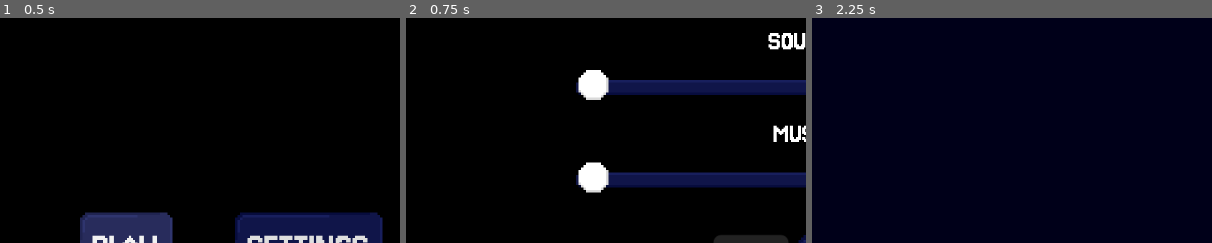
Above: before the commit, frames 1-3 (left to right).
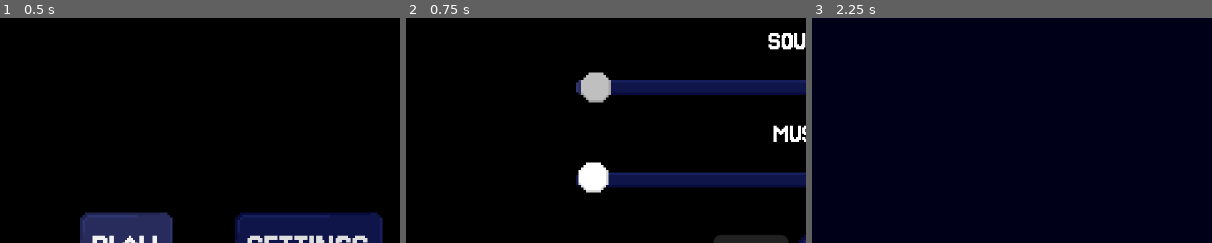
Above: after the commit, the same moments.

Repository: lukasdebord/zero-frame-invaders
Game: Godot game, scene res://scenes/ui/main_menu.tscn
The game is run twice, just before and just after one commit, with the same random seed, the same clock (stepped at 60 frames per second) and the same inputs.
Inputs:
- Up to frame 1 (0.5 s): no input
- Up to frame 2 (0.75 s): click "SETTINGS" at 0.5 s
- Up to frame 3 (2.25 s): click "CANCEL" at 1.25 s; click "CREDITS" at 2 s
The pictures show only the part of the screen within x 0-50%, y 25-75%; the shares and areas given below are measured in that part.

Frame 1 is identical in both runs. In frame 2, 1.0% of the frame differs, in the area x 42-52%, y 23-38%; in frame 3, nothing differs.
Error before the commit: Attempt to call function 'grab_focus' in base 'null instance' on a null instance. (res://scripts/ui/settings_menu.gd:4)

Commit message:
Created Enemy Objects
Added menu background animation.

Diff:
--- /dev/null
+++ b/ZeroFrameInvaders/scenes/enemys/intro_enemy_blue.tscn
@@ -0,0 +1,89 @@
+[gd_scene load_steps=13 format=3 uid="uid://b3pey4w0upfom"]
+
+[ext_resource type="Texture2D" uid="uid://cp5oqmfx7ibpy" path="res://assets/enemys/IntroEnemyBlueDeath.png" id="1_pn35a"]
+[ext_resource type="Texture2D" uid="uid://ouyaydgra541" path="res://assets/enemys/IntroEnemyBlue.png" id="2_b6m0n"]
+
+[sub_resource type="RectangleShape2D" id="RectangleShape2D_bnnh4"]
+size = Vector2(14, 11)
+
+[sub_resource type="AtlasTexture" id="AtlasTexture_jvy3m"]
+atlas = ExtResource("1_pn35a")
+region = Rect2(0, 0, 16, 16)
+
+[sub_resource type="AtlasTexture" id="AtlasTexture_av1jb"]
+atlas = ExtResource("1_pn35a")
+region = Rect2(16, 0, 16, 16)
+
+[sub_resource type="AtlasTexture" id="AtlasTexture_hr4cd"]
+atlas = ExtResource("1_pn35a")
+region = Rect2(32, 0, 16, 16)
+
+[sub_resource type="AtlasTexture" id="AtlasTexture_d1yis"]
+atlas = ExtResource("1_pn35a")
+region = Rect2(48, 0, 16, 16)
+
+[sub_resource type="AtlasTexture" id="AtlasTexture_tpm4s"]
+atlas = ExtResource("1_pn35a")
+region = Rect2(64, 0, 16, 16)
+
+[sub_resource type="AtlasTexture" id="AtlasTexture_7600g"]
+atlas = ExtResource("1_pn35a")
+region = Rect2(80, 0, 16, 16)
+
+[sub_resource type="AtlasTexture" id="AtlasTexture_oadp8"]
+atlas = ExtResource("2_b6m0n")
+region = Rect2(0, 0, 16, 16)
+
+[sub_resource type="AtlasTexture" id="AtlasTexture_sb60h"]
+atlas = ExtResource("2_b6m0n")
+region = Rect2(16, 0, 16, 16)
+
+[sub_resource type="SpriteFrames" id="SpriteFrames_68cfb"]
+animations = [{
+"frames": [{
+"duration": 1.0,
+"texture": SubResource("AtlasTexture_jvy3m")
+}, {
+"duration": 1.0,
+"texture": SubResource("AtlasTexture_av1jb")
+}, {
+"duration": 1.0,
+"texture": SubResource("AtlasTexture_hr4cd")
+}, {
+"duration": 1.0,
+"texture": SubResource("AtlasTexture_d1yis")
+}, {
+"duration": 1.0,
+"texture": SubResource("AtlasTexture_tpm4s")
+}, {
+"duration": 1.0,
+"texture": SubResource("AtlasTexture_7600g")
+}],
+"loop": true,
+"name": &"death",
+"speed": 10.0
+}, {
+"frames": [{
+"duration": 1.0,
+"texture": SubResource("AtlasTexture_oadp8")
+}, {
+"duration": 1.0,
+"texture": SubResource("AtlasTexture_sb60h")
+}],
+"loop": true,
+"name": &"idle",
+"speed": 10.0
+}]
+
+[node name="IntroEnemyBlue" type="Node2D"]
+
+[node name="Area2D" type="Area2D" parent="."]
+
+[node name="CollisionShape2D" type="CollisionShape2D" parent="Area2D"]
+position = Vector2(0, 0.5)
+shape = SubResource("RectangleShape2D_bnnh4")
+
+[node name="AnimatedSprite2D" type="AnimatedSprite2D" parent="Area2D"]
+sprite_frames = SubResource("SpriteFrames_68cfb")
+animation = &"idle"
+frame_progress = 0.310813
--- /dev/null
+++ b/ZeroFrameInvaders/scenes/enemys/intro_enemy_cyan.tscn
@@ -0,0 +1,88 @@
+[gd_scene load_steps=13 format=3 uid="uid://gjccvufemm36"]
+
+[ext_resource type="Texture2D" uid="uid://d0qg41a3tx8yb" path="res://assets/enemys/IntroEnemyCyanDeath.png" id="1_s7lr8"]
+[ext_resource type="Texture2D" uid="uid://bll7wk65ty36" path="res://assets/enemys/IntroEnemyCyan.png" id="2_tddpy"]
+
+[sub_resource type="RectangleShape2D" id="RectangleShape2D_bnnh4"]
+size = Vector2(14, 8)
+
+[sub_resource type="AtlasTexture" id="AtlasTexture_nts87"]
+atlas = ExtResource("1_s7lr8")
+region = Rect2(0, 0, 16, 16)
+
+[sub_resource type="AtlasTexture" id="AtlasTexture_rjxov"]
+atlas = ExtResource("1_s7lr8")
+region = Rect2(16, 0, 16, 16)
+
+[sub_resource type="AtlasTexture" id="AtlasTexture_wsopw"]
+atlas = ExtResource("1_s7lr8")
+region = Rect2(32, 0, 16, 16)
+
+[sub_resource type="AtlasTexture" id="AtlasTexture_sei50"]
+atlas = ExtResource("1_s7lr8")
+region = Rect2(48, 0, 16, 16)
+
+[sub_resource type="AtlasTexture" id="AtlasTexture_dkwiq"]
+atlas = ExtResource("1_s7lr8")
+region = Rect2(64, 0, 16, 16)
+
+[sub_resource type="AtlasTexture" id="AtlasTexture_uk7xy"]
+atlas = ExtResource("1_s7lr8")
+region = Rect2(80, 0, 16, 16)
+
+[sub_resource type="AtlasTexture" id="AtlasTexture_y0vyi"]
+atlas = ExtResource("2_tddpy")
+region = Rect2(0, 0, 16, 16)
+
+[sub_resource type="AtlasTexture" id="AtlasTexture_h6j2t"]
+atlas = ExtResource("2_tddpy")
+region = Rect2(16, 0, 16, 16)
+
+[sub_resource type="SpriteFrames" id="SpriteFrames_68cfb"]
+animations = [{
+"frames": [{
+"duration": 1.0,
+"texture": SubResource("AtlasTexture_nts87")
+}, {
+"duration": 1.0,
+"texture": SubResource("AtlasTexture_rjxov")
+}, {
+"duration": 1.0,
+"texture": SubResource("AtlasTexture_wsopw")
+}, {
+"duration": 1.0,
+"texture": SubResource("AtlasTexture_sei50")
+}, {
+"duration": 1.0,
+"texture": SubResource("AtlasTexture_dkwiq")
+}, {
+"duration": 1.0,
+"texture": SubResource("AtlasTexture_uk7xy")
+}],
+"loop": true,
+"name": &"death",
+"speed": 10.0
+}, {
+"frames": [{
+"duration": 1.0,
+"texture": SubResource("AtlasTexture_y0vyi")
+}, {
+"duration": 1.0,
+"texture": SubResource("AtlasTexture_h6j2t")
+}],
+"loop": true,
+"name": &"idle",
+"speed": 10.0
+}]
+
+[node name="IntroEnemyCyan" type="Node2D"]
+
+[node name="Area2D" type="Area2D" parent="."]
+
+[node name="CollisionShape2D" type="CollisionShape2D" parent="Area2D"]
+position = Vector2(0, 1)
+shape = SubResource("RectangleShape2D_bnnh4")
+
+[node name="AnimatedSprite2D" type="AnimatedSprite2D" parent="Area2D"]
+sprite_frames = SubResource("SpriteFrames_68cfb")
+animation = &"idle"
--- /dev/null
+++ b/ZeroFrameInvaders/scenes/enemys/intro_enemy_green.tscn
@@ -0,0 +1,89 @@
+[gd_scene load_steps=13 format=3 uid="uid://cs6eo6tfvo05w"]
+
+[ext_resource type="Texture2D" uid="uid://bn136pg6s75l4" path="res://assets/enemys/IntroEnemyGreenDeath.png" id="1_8x2p6"]
+[ext_resource type="Texture2D" uid="uid://bunkfyacsdxip" path="res://assets/enemys/IntroEnemyGreen.png" id="2_ei2fn"]
+
+[sub_resource type="RectangleShape2D" id="RectangleShape2D_bnnh4"]
+size = Vector2(14, 10)
+
+[sub_resource type="AtlasTexture" id="AtlasTexture_pyjol"]
+atlas = ExtResource("1_8x2p6")
+region = Rect2(0, 0, 16, 16)
+
+[sub_resource type="AtlasTexture" id="AtlasTexture_ejgy5"]
+atlas = ExtResource("1_8x2p6")
+region = Rect2(16, 0, 16, 16)
+
+[sub_resource type="AtlasTexture" id="AtlasTexture_oj0gk"]
+atlas = ExtResource("1_8x2p6")
+region = Rect2(32, 0, 16, 16)
+
+[sub_resource type="AtlasTexture" id="AtlasTexture_bfciw"]
+atlas = ExtResource("1_8x2p6")
+region = Rect2(48, 0, 16, 16)
+
+[sub_resource type="AtlasTexture" id="AtlasTexture_syc8l"]
+atlas = ExtResource("1_8x2p6")
+region = Rect2(64, 0, 16, 16)
+
+[sub_resource type="AtlasTexture" id="AtlasTexture_s742h"]
+atlas = ExtResource("1_8x2p6")
+region = Rect2(80, 0, 16, 16)
+
+[sub_resource type="AtlasTexture" id="AtlasTexture_pgfse"]
+atlas = ExtResource("2_ei2fn")
+region = Rect2(0, 0, 16, 16)
+
+[sub_resource type="AtlasTexture" id="AtlasTexture_m0ceh"]
+atlas = ExtResource("2_ei2fn")
+region = Rect2(16, 0, 16, 16)
+
+[sub_resource type="SpriteFrames" id="SpriteFrames_68cfb"]
+animations = [{
+"frames": [{
+"duration": 1.0,
+"texture": SubResource("AtlasTexture_pyjol")
+}, {
+"duration": 1.0,
+"texture": SubResource("AtlasTexture_ejgy5")
+}, {
+"duration": 1.0,
+"texture": SubResource("AtlasTexture_oj0gk")
+}, {
+"duration": 1.0,
+"texture": SubResource("AtlasTexture_bfciw")
+}, {
+"duration": 1.0,
+"texture": SubResource("AtlasTexture_syc8l")
+}, {
+"duration": 1.0,
+"texture": SubResource("AtlasTexture_s742h")
+}],
+"loop": true,
+"name": &"death",
+"speed": 10.0
+}, {
+"frames": [{
+"duration": 1.0,
+"texture": SubResource("AtlasTexture_pgfse")
+}, {
+"duration": 1.0,
+"texture": SubResource("AtlasTexture_m0ceh")
+}],
+"loop": true,
+"name": &"idle",
+"speed": 10.0
+}]
+
+[node name="IntroEnemyGreen" type="Node2D"]
+
+[node name="Area2D" type="Area2D" parent="."]
+
+[node name="CollisionShape2D" type="CollisionShape2D" parent="Area2D"]
+position = Vector2(0, 1)
+shape = SubResource("RectangleShape2D_bnnh4")
+
+[node name="AnimatedSprite2D" type="AnimatedSprite2D" parent="Area2D"]
+sprite_frames = SubResource("SpriteFrames_68cfb")
+animation = &"death"
+frame_progress = 0.868913
--- /dev/null
+++ b/ZeroFrameInvaders/scenes/enemys/intro_enemy_pink.tscn
@@ -0,0 +1,88 @@
+[gd_scene load_steps=13 format=3 uid="uid://keeeyjg0twm3"]
+
+[ext_resource type="Texture2D" uid="uid://b821qeingolcg" path="res://assets/enemys/IntroEnemyPinkDeath.png" id="1_k2pmj"]
+[ext_resource type="Texture2D" uid="uid://cyx1njgdrrl7e" path="res://assets/enemys/IntroEnemyPink.png" id="2_djvvs"]
+
+[sub_resource type="RectangleShape2D" id="RectangleShape2D_bnnh4"]
+size = Vector2(14, 12)
+
+[sub_resource type="AtlasTexture" id="AtlasTexture_4mwvs"]
+atlas = ExtResource("1_k2pmj")
+region = Rect2(0, 0, 16, 16)
+
+[sub_resource type="AtlasTexture" id="AtlasTexture_17sof"]
+atlas = ExtResource("1_k2pmj")
+region = Rect2(16, 0, 16, 16)
+
+[sub_resource type="AtlasTexture" id="AtlasTexture_47jax"]
+atlas = ExtResource("1_k2pmj")
+region = Rect2(32, 0, 16, 16)
+
+[sub_resource type="AtlasTexture" id="AtlasTexture_kj7qf"]
+atlas = ExtResource("1_k2pmj")
+region = Rect2(48, 0, 16, 16)
+
+[sub_resource type="AtlasTexture" id="AtlasTexture_qwqce"]
+atlas = ExtResource("1_k2pmj")
+region = Rect2(64, 0, 16, 16)
+
+[sub_resource type="AtlasTexture" id="AtlasTexture_2db73"]
+atlas = ExtResource("1_k2pmj")
+region = Rect2(80, 0, 16, 16)
+
+[sub_resource type="AtlasTexture" id="AtlasTexture_3cpc5"]
+atlas = ExtResource("2_djvvs")
+region = Rect2(0, 0, 16, 16)
+
+[sub_resource type="AtlasTexture" id="AtlasTexture_fuxgb"]
+atlas = ExtResource("2_djvvs")
+region = Rect2(16, 0, 16, 16)
+
+[sub_resource type="SpriteFrames" id="SpriteFrames_68cfb"]
+animations = [{
+"frames": [{
+"duration": 1.0,
+"texture": SubResource("AtlasTexture_4mwvs")
+}, {
+"duration": 1.0,
+"texture": SubResource("AtlasTexture_17sof")
+}, {
+"duration": 1.0,
+"texture": SubResource("AtlasTexture_47jax")
+}, {
+"duration": 1.0,
+"texture": SubResource("AtlasTexture_kj7qf")
+}, {
+"duration": 1.0,
+"texture": SubResource("AtlasTexture_qwqce")
+}, {
+"duration": 1.0,
+"texture": SubResource("AtlasTexture_2db73")
+}],
+"loop": true,
+"name": &"death",
+"speed": 10.0
+}, {
+"frames": [{
+"duration": 1.0,
+"texture": SubResource("AtlasTexture_3cpc5")
+}, {
+"duration": 1.0,
+"texture": SubResource("AtlasTexture_fuxgb")
+}],
+"loop": true,
+"name": &"idle",
+"speed": 10.0
+}]
+
+[node name="IntroEnemyCyan" type="Node2D"]
+
+[node name="Area2D" type="Area2D" parent="."]
+
+[node name="CollisionShape2D" type="CollisionShape2D" parent="Area2D"]
+position = Vector2(0, 1)
+shape = SubResource("RectangleShape2D_bnnh4")
+
+[node name="AnimatedSprite2D" type="AnimatedSprite2D" parent="Area2D"]
+sprite_frames = SubResource("SpriteFrames_68cfb")
+animation = &"death"
--- /dev/null
+++ b/ZeroFrameInvaders/scenes/enemys/intro_enemy_red.tscn
@@ -0,0 +1,88 @@
+[gd_scene load_steps=13 format=3 uid="uid://cean4ndbi4ln0"]
+
+[ext_resource type="Texture2D" uid="uid://0887s5suour8" path="res://assets/enemys/IntroEnemyRedDeath.png" id="1_77job"]
+[ext_resource type="Texture2D" uid="uid://bglufgqrt5bp3" path="res://assets/enemys/IntroEnemyRed.png" id="2_71j8l"]
+
+[sub_resource type="RectangleShape2D" id="RectangleShape2D_bnnh4"]
+size = Vector2(12, 12)
+
+[sub_resource type="AtlasTexture" id="AtlasTexture_7f33d"]
+atlas = ExtResource("1_77job")
+region = Rect2(0, 0, 16, 16)
+
+[sub_resource type="AtlasTexture" id="AtlasTexture_jue8u"]
+atlas = ExtResource("1_77job")
+region = Rect2(16, 0, 16, 16)
+
+[sub_resource type="AtlasTexture" id="AtlasTexture_s8adb"]
+atlas = ExtResource("1_77job")
+region = Rect2(32, 0, 16, 16)
+
+[sub_resource type="AtlasTexture" id="AtlasTexture_05dko"]
+atlas = ExtResource("1_77job")
+region = Rect2(48, 0, 16, 16)
+
+[sub_resource type="AtlasTexture" id="AtlasTexture_dw5b2"]
+atlas = ExtResource("1_77job")
+region = Rect2(64, 0, 16, 16)
+
+[sub_resource type="AtlasTexture" id="AtlasTexture_35gut"]
+atlas = ExtResource("1_77job")
+region = Rect2(80, 0, 16, 16)
+
+[sub_resource type="AtlasTexture" id="AtlasTexture_oekpy"]
+atlas = ExtResource("2_71j8l")
+region = Rect2(0, 0, 16, 16)
+
+[sub_resource type="AtlasTexture" id="AtlasTexture_0nlwe"]
+atlas = ExtResource("2_71j8l")
+region = Rect2(16, 0, 16, 16)
+
+[sub_resource type="SpriteFrames" id="SpriteFrames_68cfb"]
+animations = [{
+"frames": [{
+"duration": 1.0,
+"texture": SubResource("AtlasTexture_7f33d")
+}, {
+"duration": 1.0,
+"texture": SubResource("AtlasTexture_jue8u")
+}, {
+"duration": 1.0,
+"texture": SubResource("AtlasTexture_s8adb")
+}, {
+"duration": 1.0,
+"texture": SubResource("AtlasTexture_05dko")
+}, {
+"duration": 1.0,
+"texture": SubResource("AtlasTexture_dw5b2")
+}, {
+"duration": 1.0,
+"texture": SubResource("AtlasTexture_35gut")
+}],
+"loop": true,
+"name": &"death",
+"speed": 10.0
+}, {
+"frames": [{
+"duration": 1.0,
+"texture": SubResource("AtlasTexture_oekpy")
+}, {
+"duration": 1.0,
+"texture": SubResource("AtlasTexture_0nlwe")
+}],
+"loop": true,
+"name": &"idle",
+"speed": 10.0
+}]
+
+[node name="IntroEnemyRed" type="Node2D"]
+
+[node name="Area2D" type="Area2D" parent="."]
+
+[node name="CollisionShape2D" type="CollisionShape2D" parent="Area2D"]
+shape = SubResource("RectangleShape2D_bnnh4")
+
+[node name="AnimatedSprite2D" type="AnimatedSprite2D" parent="Area2D"]
+sprite_frames = SubResource("SpriteFrames_68cfb")
+animation = &"idle"
+frame_progress = 0.977806
--- /dev/null
+++ b/ZeroFrameInvaders/scenes/enemys/intro_enemy_yellow.tscn
@@ -0,0 +1,87 @@
+[gd_scene load_steps=13 format=3 uid="uid://dxcq4unwfcw3m"]
+
+[ext_resource type="Texture2D" uid="uid://hm5212ayomef" path="res://assets/enemys/IntroEnemyYellowDeath.png" id="1_dbcsu"]
+[ext_resource type="Texture2D" uid="uid://qxk4h1x5gwcp" path="res://assets/enemys/IntroEnemyYellow.png" id="2_wl01i"]
+
+[sub_resource type="RectangleShape2D" id="RectangleShape2D_bnnh4"]
+size = Vector2(8, 12)
+
+[sub_resource type="AtlasTexture" id="AtlasTexture_0l8mk"]
+atlas = ExtResource("1_dbcsu")
+region = Rect2(0, 0, 16, 16)
+
+[sub_resource type="AtlasTexture" id="AtlasTexture_p2ki6"]
+atlas = ExtResource("1_dbcsu")
+region = Rect2(16, 0, 16, 16)
+
+[sub_resource type="AtlasTexture" id="AtlasTexture_cmduj"]
+atlas = ExtResource("1_dbcsu")
+region = Rect2(32, 0, 16, 16)
+
+[sub_resource type="AtlasTexture" id="AtlasTexture_pvj7l"]
+atlas = ExtResource("1_dbcsu")
+region = Rect2(48, 0, 16, 16)
+
+[sub_resource type="AtlasTexture" id="AtlasTexture_ujk3f"]
+atlas = ExtResource("1_dbcsu")
+region = Rect2(64, 0, 16, 16)
+
+[sub_resource type="AtlasTexture" id="AtlasTexture_6nl18"]
+atlas = ExtResource("1_dbcsu")
+region = Rect2(80, 0, 16, 16)
+
+[sub_resource type="AtlasTexture" id="AtlasTexture_um7m3"]
+atlas = ExtResource("2_wl01i")
+region = Rect2(0, 0, 16, 16)
+
+[sub_resource type="AtlasTexture" id="AtlasTexture_eiw12"]
+atlas = ExtResource("2_wl01i")
+region = Rect2(16, 0, 16, 16)
+
+[sub_resource type="SpriteFrames" id="SpriteFrames_68cfb"]
+animations = [{
+"frames": [{
+"duration": 1.0,
+"texture": SubResource("AtlasTexture_0l8mk")
+}, {
+"duration": 1.0,
+"texture": SubResource("AtlasTexture_p2ki6")
+}, {
+"duration": 1.0,
+"texture": SubResource("AtlasTexture_cmduj")
+}, {
+"duration": 1.0,
+"texture": SubResource("AtlasTexture_pvj7l")
+}, {
+"duration": 1.0,
+"texture": SubResource("AtlasTexture_ujk3f")
+}, {
+"duration": 1.0,
+"texture": SubResource("AtlasTexture_6nl18")
+}],
+"loop": true,
+"name": &"death",
+"speed": 10.0
+}, {
+"frames": [{
+"duration": 1.0,
+"texture": SubResource("AtlasTexture_um7m3")
+}, {
+"duration": 1.0,
+"texture": SubResource("AtlasTexture_eiw12")
+}],
+"loop": true,
+"name": &"idle",
+"speed": 10.0
+}]
+
+[node name="IntroEnemyYellow" type="Node2D"]
+
+[node name="Area2D" type="Area2D" parent="."]
+
+[node name="CollisionShape2D" type="CollisionShape2D" parent="Area2D"]
+shape = SubResource("RectangleShape2D_bnnh4")
+
+[node name="AnimatedSprite2D" type="AnimatedSprite2D" parent="Area2D"]
+sprite_frames = SubResource("SpriteFrames_68cfb")
+animation = &"idle"
--- /dev/null
+++ b/ZeroFrameInvaders/scenes/player/IntroPlayer.tscn
@@ -0,0 +1,101 @@
+[gd_scene load_steps=14 format=3 uid="uid://bexfacvyqopb2"]
+
+[ext_resource type="Texture2D" uid="uid://db616ntierrck" path="res://assets/player/IntroPlayerDeath.png" id="1_7cw8d"]
+[ext_resource type="Texture2D" uid="uid://b2bvs53k5b73r" path="res://assets/player/IntroPlayerIdle.png" id="2_0q3es"]
+
+[sub_resource type="RectangleShape2D" id="RectangleShape2D_lvxji"]
+size = Vector2(14, 11)
+
+[sub_resource type="AtlasTexture" id="AtlasTexture_p47bc"]
+atlas = ExtResource("1_7cw8d")
+region = Rect2(0, 0, 16, 16)
+
+[sub_resource type="AtlasTexture" id="AtlasTexture_75vfm"]
+atlas = ExtResource("1_7cw8d")
+region = Rect2(16, 0, 16, 16)
+
+[sub_resource type="AtlasTexture" id="AtlasTexture_0owmy"]
+atlas = ExtResource("1_7cw8d")
+region = Rect2(32, 0, 16, 16)
+
+[sub_resource type="AtlasTexture" id="AtlasTexture_qek5x"]
+atlas = ExtResource("1_7cw8d")
+region = Rect2(48, 0, 16, 16)
+
+[sub_resource type="AtlasTexture" id="AtlasTexture_5gtgg"]
+atlas = ExtResource("1_7cw8d")
+region = Rect2(64, 0, 16, 16)
+
+[sub_resource type="AtlasTexture" id="AtlasTexture_h17s1"]
+atlas = ExtResource("1_7cw8d")
+region = Rect2(80, 0, 16, 16)
+
+[sub_resource type="AtlasTexture" id="AtlasTexture_je7p5"]
+atlas = ExtResource("2_0q3es")
+region = Rect2(16, 0, 16, 16)
+
+[sub_resource type="AtlasTexture" id="AtlasTexture_fm80t"]
+atlas = ExtResource("2_0q3es")
+region = Rect2(0, 0, 16, 16)
+
+[sub_resource type="AtlasTexture" id="AtlasTexture_gx1jg"]
+atlas = ExtResource("2_0q3es")
+region = Rect2(16, 0, 16, 16)
+
+[sub_resource type="SpriteFrames" id="SpriteFrames_ugbui"]
+animations = [{
+"frames": [{
+"duration": 1.0,
+"texture": SubResource("AtlasTexture_p47bc")
+}, {
+"duration": 1.0,
+"texture": SubResource("AtlasTexture_75vfm")
+}, {
+"duration": 1.0,
+"texture": SubResource("AtlasTexture_0owmy")
+}, {
+"duration": 1.0,
+"texture": SubResource("AtlasTexture_qek5x")
+}, {
+"duration": 1.0,
+"texture": SubResource("AtlasTexture_5gtgg")
+}, {
+"duration": 1.0,
+"texture": SubResource("AtlasTexture_h17s1")
+}],
+"loop": true,
+"name": &"death",
+"speed": 10.0
+}, {
+"frames": [{
+"duration": 1.0,
+"texture": SubResource("AtlasTexture_je7p5")
+}],
+"loop": true,
+"name": &"idle",
+"speed": 5.0
+}, {
+"frames": [{
+"duration": 1.0,
+"texture": SubResource("AtlasTexture_fm80t")
+}, {
+"duration": 1.0,
+"texture": SubResource("AtlasTexture_gx1jg")
+}],
+"loop": true,
+"name": &"shooting",
+"speed": 10.0
+}]
+
+[node name="Player" type="Node2D"]
+
+[node name="Area2D" type="Area2D" parent="."]
+
+[node name="CollisionShape2D" type="CollisionShape2D" parent="Area2D"]
+position = Vector2(0, 0.5)
+shape = SubResource("RectangleShape2D_lvxji")
+
+[node name="AnimatedSprite2D" type="AnimatedSprite2D" parent="Area2D"]
+sprite_frames = SubResource("SpriteFrames_ugbui")
+animation = &"idle"
+frame_progress = 0.84966
--- a/ZeroFrameInvaders/scenes/ui/credits.tscn
+++ b/ZeroFrameInvaders/scenes/ui/credits.tscn
@@ -12,12 +12,19 @@
 script = ExtResource("1_oap8i")
 
 [node name="Background" type="ColorRect" parent="."]
-offset_right = 1152.0
-offset_bottom = 648.0
+layout_mode = 1
+anchors_preset = 15
+anchor_right = 1.0
+anchor_bottom = 1.0
+offset_right = -128.0
+offset_bottom = -72.0
+grow_horizontal = 2
+grow_vertical = 2
 scale = Vector2(1.66871, 1.66911)
 color = Color(0, 0, 0.0980392, 1)
 
 [node name="Return" type="Button" parent="."]
+layout_mode = 0
 text = "QUIT"
 
 [connection signal="button_down" from="Return" to="." method="_on_return_button_down"]
--- a/ZeroFrameInvaders/scenes/ui/main_menu.tscn
+++ b/ZeroFrameInvaders/scenes/ui/main_menu.tscn
@@ -14,8 +14,8 @@
 
 [node name="Background" type="ColorRect" parent="."]
 layout_mode = 0
-offset_right = 384.0
-offset_bottom = 216.0
+offset_right = 192.0
+offset_bottom = 108.0
 scale = Vector2(1.66685, 1.66724)
 color = Color(0, 0, 0, 1)
 
@@ -24,9 +24,9 @@
 anchors_preset = 5
 anchor_left = 0.5
 anchor_right = 0.5
-offset_left = -134.5
-offset_right = 134.5
-offset_bottom = 150.0
+offset_left = -128.5
+offset_right = 128.5
+offset_bottom = 151.0
 grow_horizontal = 2
 size_flags_horizontal = 4
 size_flags_vertical = 4
--- a/ZeroFrameInvaders/scenes/ui/settings_menu.tscn
+++ b/ZeroFrameInvaders/scenes/ui/settings_menu.tscn
@@ -13,9 +13,14 @@
 script = ExtResource("1_qwcqe")
 
 [node name="Background" type="ColorRect" parent="."]
-layout_mode = 0
-offset_right = 384.0
-offset_bottom = 216.0
+layout_mode = 1
+anchors_preset = 15
+anchor_right = 1.0
+anchor_bottom = 1.0
+offset_right = -128.0
+offset_bottom = -72.0
+grow_horizontal = 2
+grow_vertical = 2
 scale = Vector2(1.66871, 1.66911)
 color = Color(0, 0, 0, 1)
 
@@ -54,6 +59,7 @@
 [node name="SoundSlider" type="HSlider" parent="VBoxContainer/MenuMargins/VBoxContainer"]
 layout_mode = 2
 theme = ExtResource("2_mhswj")
+step = 5.0
 
 [node name="Music" type="Label" parent="VBoxContainer/MenuMargins/VBoxContainer"]
 layout_mode = 2
@@ -65,6 +71,7 @@
 [node name="MusicSlider" type="HSlider" parent="VBoxContainer/MenuMargins/VBoxContainer"]
 layout_mode = 2
 theme = ExtResource("2_mhswj")
+step = 5.0
 
 [node name="Buttons" type="HBoxContainer" parent="VBoxContainer"]
 layout_mode = 2
--- a/ZeroFrameInvaders/scripts/ui/settings_menu.gd
+++ b/ZeroFrameInvaders/scripts/ui/settings_menu.gd
@@ -1,7 +1,7 @@
 extends Control
 
 func _ready() -> void:
-	$VBoxContainer/SoundSlider.grab_focus()
+	$VBoxContainer/MenuMargins/VBoxContainer/SoundSlider.grab_focus()
 
 
 func _on_save_button_down() -> void:
Binary file added: ZeroFrameInvaders/assets/backgrounds/MenuBG.png
